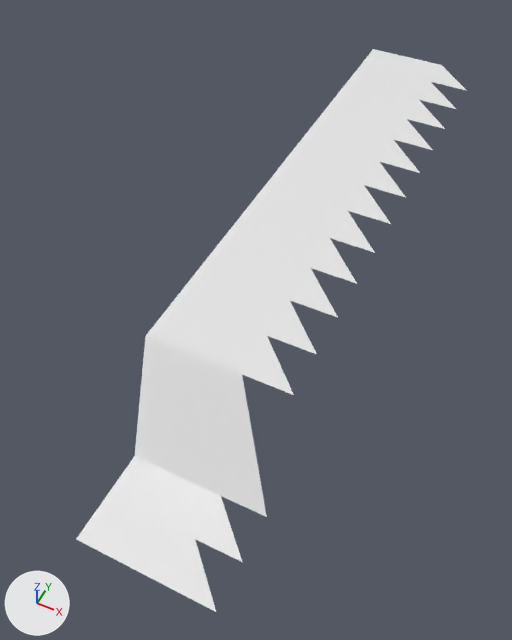
An edit to the OBJ model models/areas/fields/preview_cobble_-2_-5.obj, drawn before and after from the same camera.
Camera for both pictures: a 50 mm camera at (-36.72, 155.83, 13.77) aimed at (-42.2, 166.79, 0.08). The axes (+X, +Y, +Z) are drawn at lower left. The lights are the same throughout. The older version comes first. Where no turn or scale is listed for an object, it has been applied to the vertices. Vertices at exactly the same position are counted once.

Objects in the first picture: 'preview_cobble_-2_-5'.
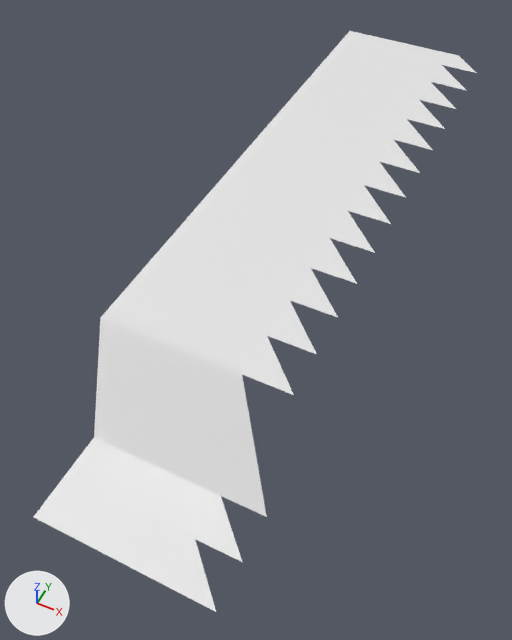
Boxes [x1, y1, x2, y2] around the edits, measured in the pictures (512 x 640 px):
'preview_cobble_-2_-5', reshaped (13% wider)
    before: [76, 49, 467, 612]
    after: [34, 31, 476, 612]
part 1 of me_preview_cobble__2__5, added
    after: [34, 31, 476, 539]

The change, as a list of edits to the scene's bpy script:
```text
Change me_preview_cobble__2__5:
    used by ob_preview_cobble__2__5; location = (0.0, 0.0, 0.0)
    remove me_preview_cobble__2__5.from_pydata(...)  # 63 vertices, 75 faces; spans x -42.9..-39.6, y 159.9..176.4, z -0.2..2.8
    add me_preview_cobble__2__5.from_pydata(...)  # 133 vertices, 139 faces; spans x -44.0..-39.6, y 159.9..177.2, z -0.2..2.8
    me_preview_cobble__2__5 part 1
    17 vertices are added at x -44.0..-39.6, y 159.9..177.2, z -0.2..2.8
    16 new vertices lie (-1.1, 0.0, 0.0) away from vertices in x -42.9, y 159.9..176.4, z -0.2..2.8
    44 new faces join them
    other edits to the shape of me_preview_cobble__2__5 do not show in these pictures
```
